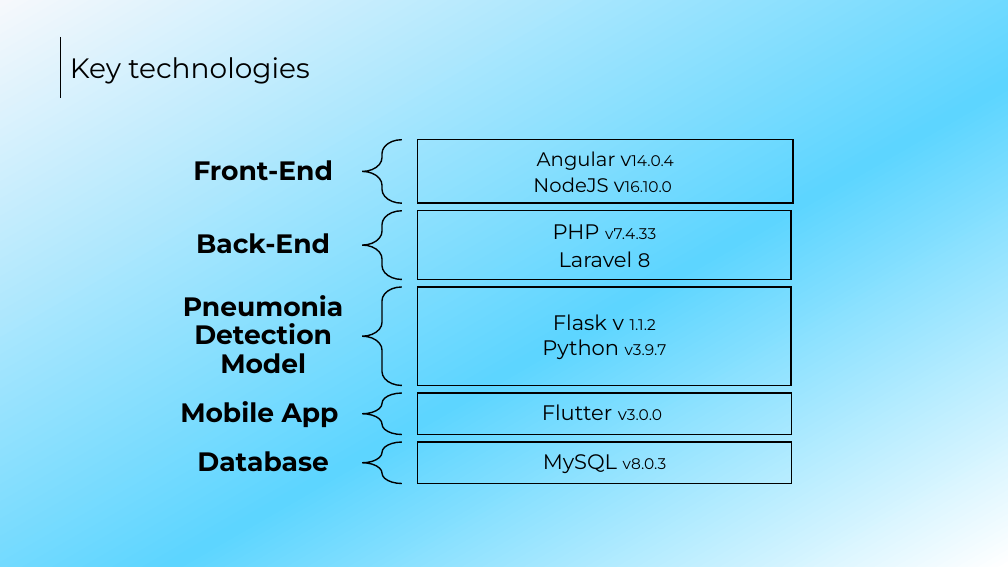
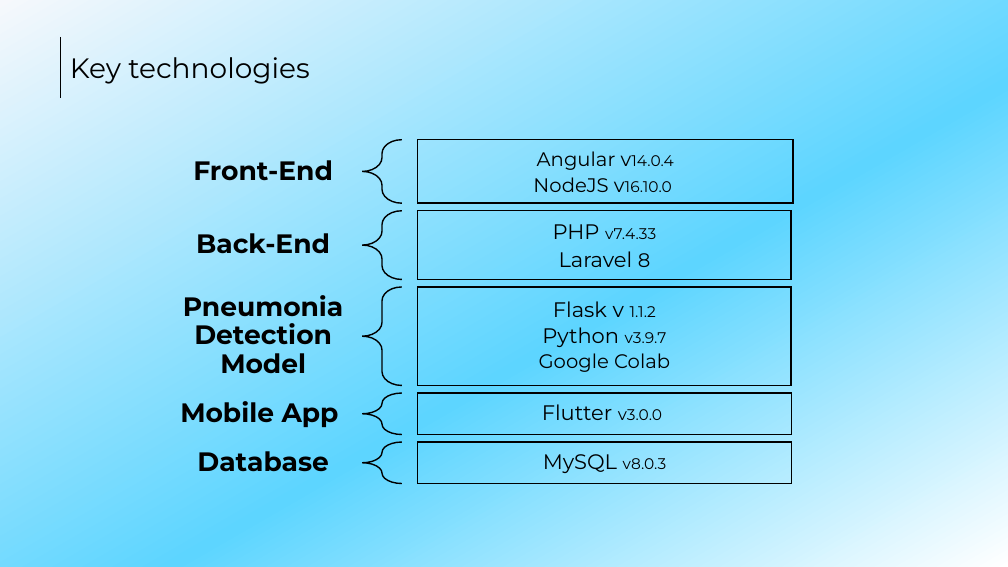
Before and after one commit to MediBooki/Documetion-files, a slide deck: slide 17 of Presentation/Presentation.pptx (slide 16 before the commit). Drawn at 1008x567 pixels with LibreOffice and Linux fonts; fonts in the diff are those of the drawing. Boxes give left, top, right and bottom in pixels: in the first picture for what was removed or moved away, otherwise in the second. Text is boxed around its words. In the diff, an @@ line names an element or a change of style, - is before the commit and + after.

```diff
--- a/Presentation/Presentation.pptx
+++ b/Presentation/Presentation.pptx
@@ text at box(539, 353, 670, 372): paragraph added @@
+  Google Colab
```
Also in this commit, not shown: 3 other slides changed, 1 slide added, 2 other files.
